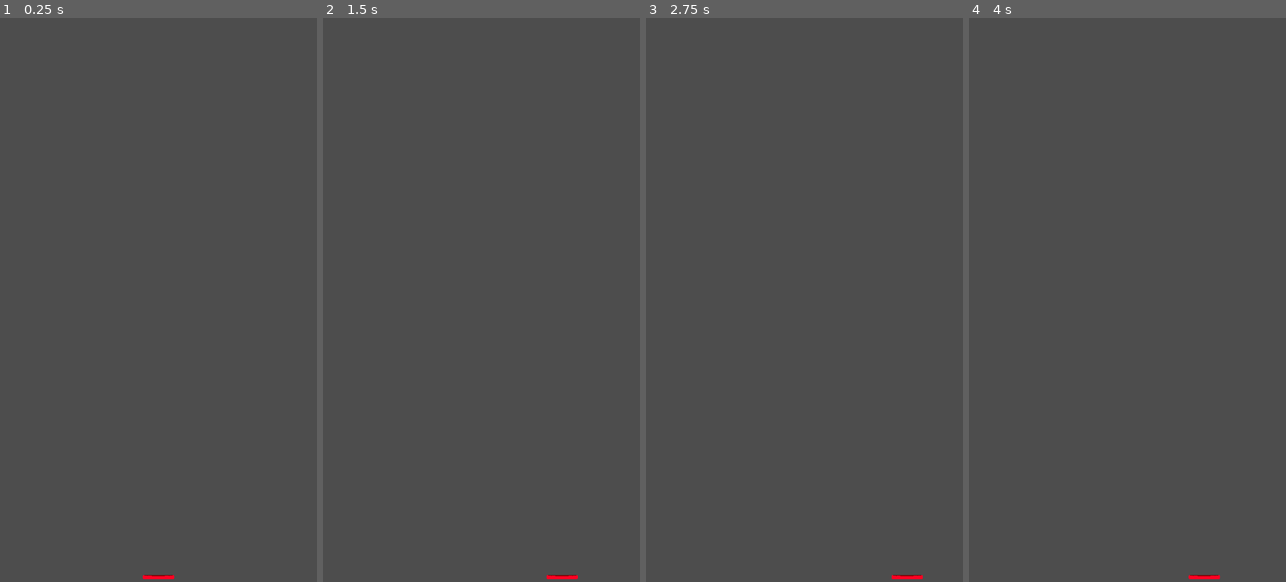
Above: before the commit, frames 1-4 (left to right).
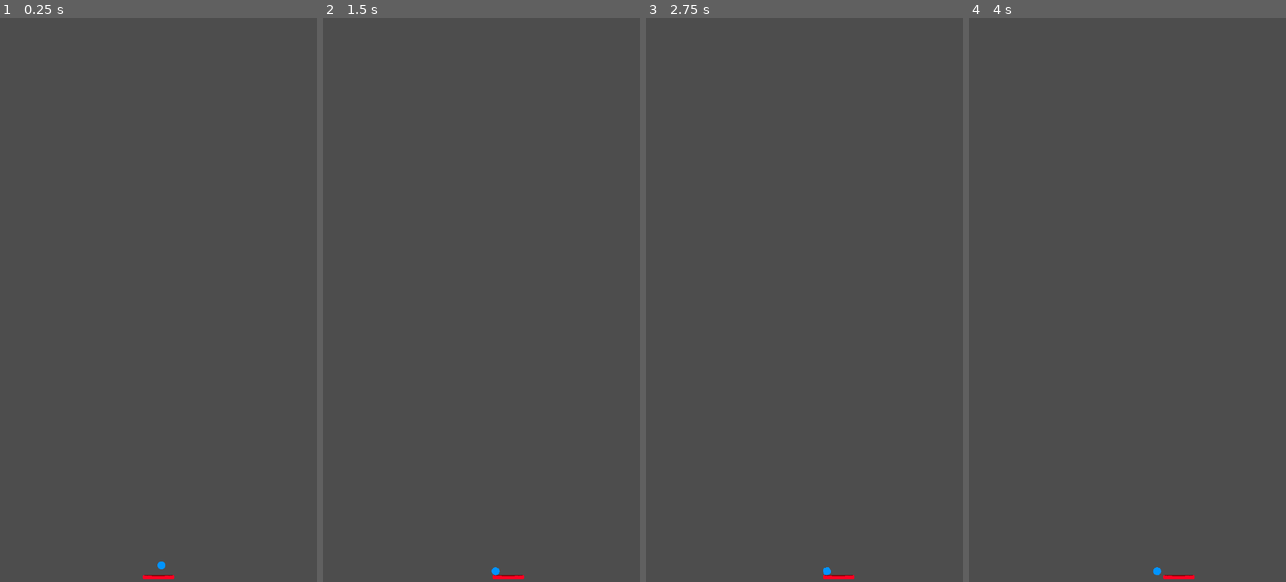
Above: after the commit, the same moments.

Repository: dirkschut/breakout
Game: Godot game, scene res://Scenes/game.tscn
Two runs of this game, one before a commit and one after it. Both use one fixed random seed, a clock stepped at 60 frames per second and the inputs below.
Inputs:
- Up to frame 1 (0.25 s): no input
- Up to frame 2 (1.5 s): hold Right (ui_right) 0.53-1.28 s; hold Left (ui_left) from 1.28 s (still down)
- Up to frame 3 (2.75 s): tap Enter at 2 s; release Left (ui_left) at 2.03 s; hold Right (ui_right) from 2.03 s (still down)
- Up to frame 4 (4 s): tap Space at 2.75 s; release Right (ui_right) at 3.53 s; hold Left (ui_left) from 3.53 s (still down)

The runs differ from the first frame. In frame 1, less than 0.1% of the frame differs, in the area x 49-53%, y 96-98%; in frame 2, 0.2%, in the area x 53-81%, y 97-100%; in frame 3, 0.2%; in frame 4, 0.2%.

Commit message:
Added a ball that doesn't bounce and replaced the paddle

Diff:
--- /dev/null
+++ b/Scenes/ball.tscn
@@ -0,0 +1,17 @@
+[gd_scene load_steps=4 format=3 uid="uid://d12tvjoyw64r2"]
+
+[ext_resource type="Script" path="res://Scripts/ball.gd" id="1_x35c8"]
+[ext_resource type="Texture2D" uid="uid://cs85nykg84wlw" path="res://Sprites/Ball.png" id="1_xg5tv"]
+
+[sub_resource type="CircleShape2D" id="CircleShape2D_8uown"]
+radius = 8.0
+
+[node name="Ball" type="RigidBody2D"]
+mass = 0.01
+script = ExtResource("1_x35c8")
+
+[node name="Sprite2D" type="Sprite2D" parent="."]
+texture = ExtResource("1_xg5tv")
+
+[node name="CollisionShape2D" type="CollisionShape2D" parent="."]
+shape = SubResource("CircleShape2D_8uown")
--- a/Scenes/game.tscn
+++ b/Scenes/game.tscn
@@ -1,7 +1,8 @@
-[gd_scene load_steps=3 format=3 uid="uid://ccu3tbunw38cu"]
+[gd_scene load_steps=4 format=3 uid="uid://ccu3tbunw38cu"]
 
 [ext_resource type="PackedScene" uid="uid://jbjskjia2c58" path="res://Scenes/paddle.tscn" id="1_0hi3i"]
 [ext_resource type="PackedScene" uid="uid://bvq1l1lj4s1tn" path="res://Scenes/border_bouncy.tscn" id="2_7yuh0"]
+[ext_resource type="PackedScene" uid="uid://d12tvjoyw64r2" path="res://Scenes/ball.tscn" id="3_1vwh5"]
 
 [node name="Game" type="Node"]
 
@@ -24,3 +25,7 @@
 [node name="BorderBouncyTop" parent="Border" instance=ExtResource("2_7yuh0")]
 position = Vector2(0, -1160)
 scale = Vector2(50, 1)
+
+[node name="Ball" parent="." instance=ExtResource("3_1vwh5")]
+position = Vector2(0, -40)
+gravity_scale = 0.0
--- a/Scenes/paddle.tscn
+++ b/Scenes/paddle.tscn
@@ -6,8 +6,7 @@
 [sub_resource type="RectangleShape2D" id="RectangleShape2D_22h34"]
 size = Vector2(64, 8)
 
-[node name="Paddle" type="CharacterBody2D"]
-motion_mode = 1
+[node name="Paddle" type="StaticBody2D"]
 script = ExtResource("1_xbbpe")
 
 [node name="Sprite2D" type="Sprite2D" parent="."]
--- /dev/null
+++ b/Scripts/ball.gd
@@ -0,0 +1,15 @@
+extends RigidBody2D
+
+
+# Called when the node enters the scene tree for the first time.
+func _ready():
+	var force = Vector2(25, 25)
+	apply_impulse(force)
+	pass # Replace with function body.
+
+func _physics_process(delta):
+	pass
+
+# Called every frame. 'delta' is the elapsed time since the previous frame.
+func _process(delta):
+	pass
--- a/Scripts/paddle.gd
+++ b/Scripts/paddle.gd
@@ -1,16 +1,12 @@
-extends CharacterBody2D
+extends StaticBody2D
 
 
-const SPEED = 300.0
+const SPEED = 100
 
 
 func _physics_process(delta):
 	# Get the input direction and handle the movement/deceleration.
 	# As good practice, you should replace UI actions with custom gameplay actions.
 	var direction = Input.get_axis("ui_left", "ui_right")
-	if direction:
-		velocity.x = direction * SPEED
-	else:
-		velocity.x = move_toward(velocity.x, 0, SPEED)
-
-	move_and_slide()
+	print(delta)
+	position.x += direction * delta * SPEED;
Binary file added: Sprites/Ball.png
Not shown, added: Sprites/Ball.png.import
